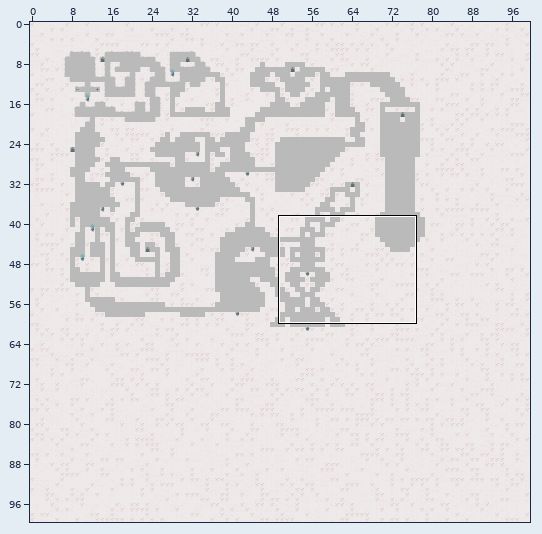
Two states of a Tiled map, tmx/map.tmx. Above: a wide view before the commit, with the close-up outlined.
Close-up. Before the commit:
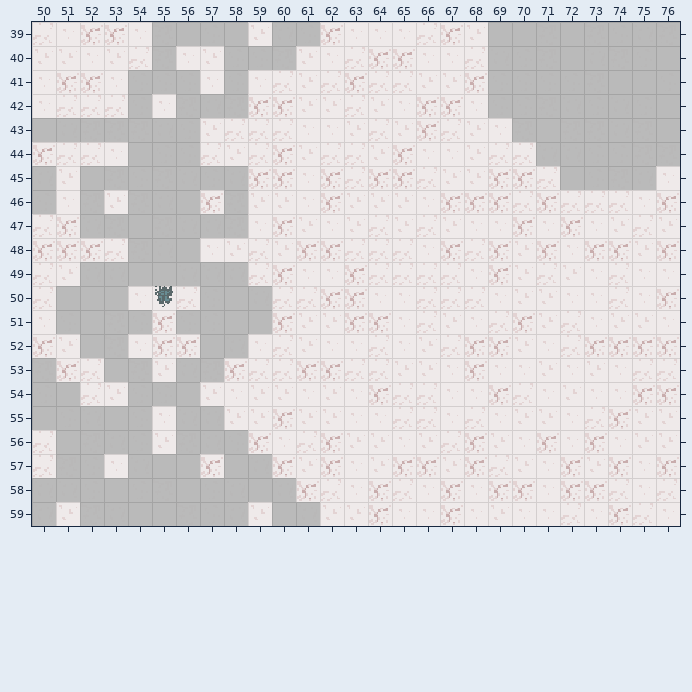
Cells are 16x16 px. Shown: x 50..76, y 39..59. The commit also changed other parts of the map, which this record leaves out.
Now the later version:
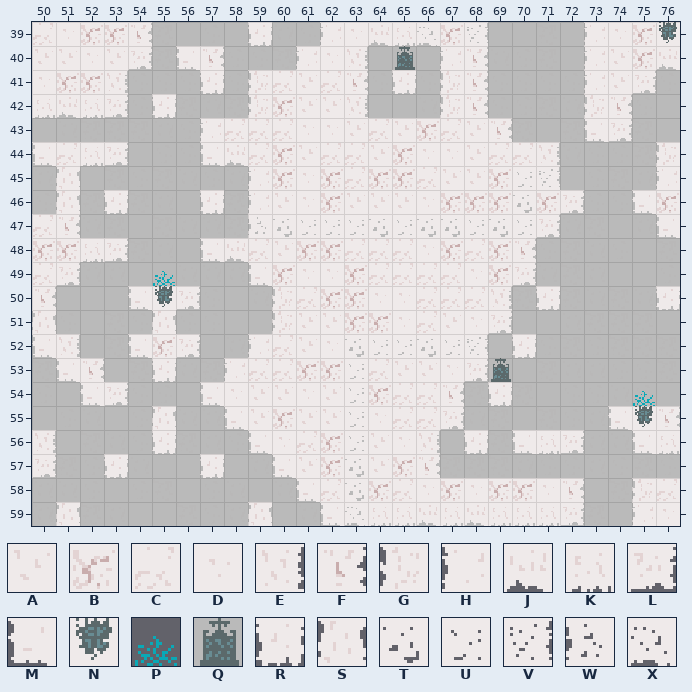
Key: from "TestSet": A 0, B 1, C 2, D 3, E 8, F 9, G 10, H 11, J 12, K 13, L 14, M 15, N 16, P 19, Q 20, R 24, S 25, T 27, U 28, V 29, W 30, X 31.
_ is an empty cell, # one hidden under a higher layer, . an unchanged one.
Diff:
--- layer "Background"
@@ x 65..65 @@
-40 #
+40 Q
@@ x 69..69 @@
-53 #
+53 Q
--- layer "Collision"
@@ x 50..76 @@
-39 ....D....A..B.DDC.A....____
-40 ....C.DA...A.CBBDDC....____
-41 ...D...D.D...BCCAAB....___.
-42 DCCC.D...B...CADBBD....__..
-43 .......A...........D...__..
-44 B.CD...CA............_...._
-45 .A.......B..........BC....D
-46 .D.A...B.A..........C.CCCD.
-47 .B.......DBADACACADDBDBDACA
-48 ..BC...DA...........ABDBBAB
-49 .A.......C..........ACADCDD
-50 C...D.C...C........DAADDCDB
-51 D....B....B........CBACDAAD
-52 BA..D.B..D...DCDACBBADCBBBB
-53 .BC..A..B....C....BDDADADCC
-54 ..CA...A.....D...DDBCDADDBB
-55 .....D..A....D...DCDAADCBAA
-56 C....A...B...A..ACBADBDBDAA
-57 C..D...B..B..D..BABCADBABDB
-58 ...........B.D........BBCD.
-59 .A.......A..AABDDBDADDCDBC.
+39 ....F....R..H.JK_._....HDBN
+40 ....L.MF...H.E___HF....HABJ
+41 ...E...R.G...F_R_GF....HAL.
+42 KJKL.R...G...E___GF....GF..
+43 .......H...........F...ML..
+44 M.KL...MJ............E....G
+45 .S.......H..........__....H
+46 .S.R...R.H.........._.L__M.
+47 .F.......____________L____M
+48 ..KL...MJ...........F______
+49 .L.......M..........L______
+50 F...M.L...G........E_R____R
+51 S....S....G........L_______
+52 ME..M.L..H..._______R______
+53 .MF..R..H...._....L________
+54 ..ML...M....._...F_R_______
+55 .....S..M...._...L______MNF
+56 E....R...M..._..E_R_MKL__MK
+57 L..R...R..M.._..F__________
+58 ...........M._........F__G.
+59 .S.......S..M_KKJKJKKKL__H.
--- layer "Foreground"
@@ x 66..68 @@
-39 _._
+39 X.V
@@ x 59..71 @@
-45 ...........__
-46 ..........._.
-47 ____________.
+45 ...........UV
+46 ...........T.
+47 WTUUUTUTTUTU.
@@ x 55..55 @@
-49 _
+49 P
@@ x 63..75 @@
-52 ______.......
-53 _............
-54 _..........._
-55 _............
-56 _............
-57 _............
-58 _............
-59 _............
+52 TUUTUV.......
+53 U............
+54 U...........P
+55 U............
+56 U............
+57 T............
+58 T............
+59 X............
